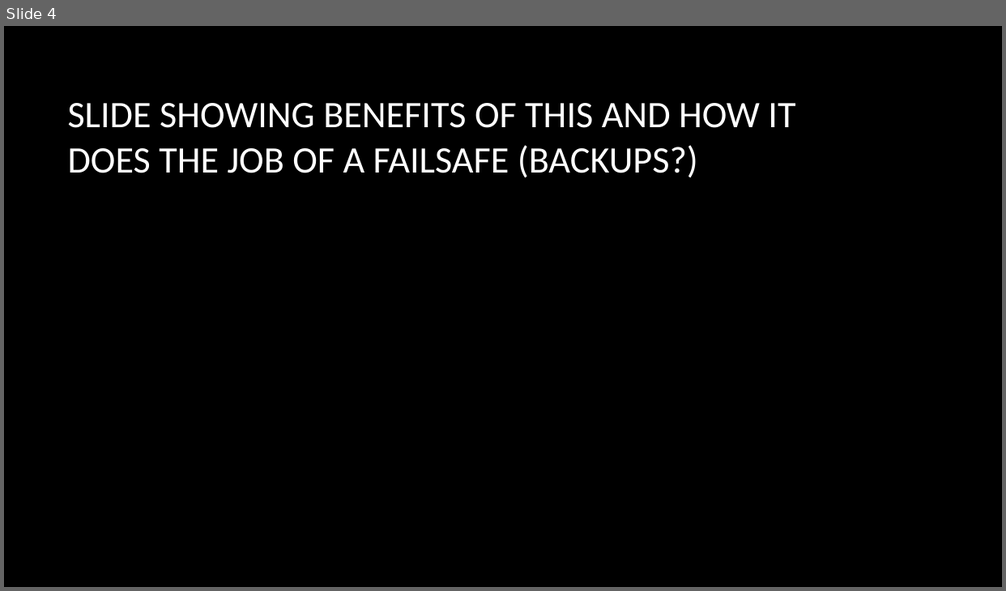
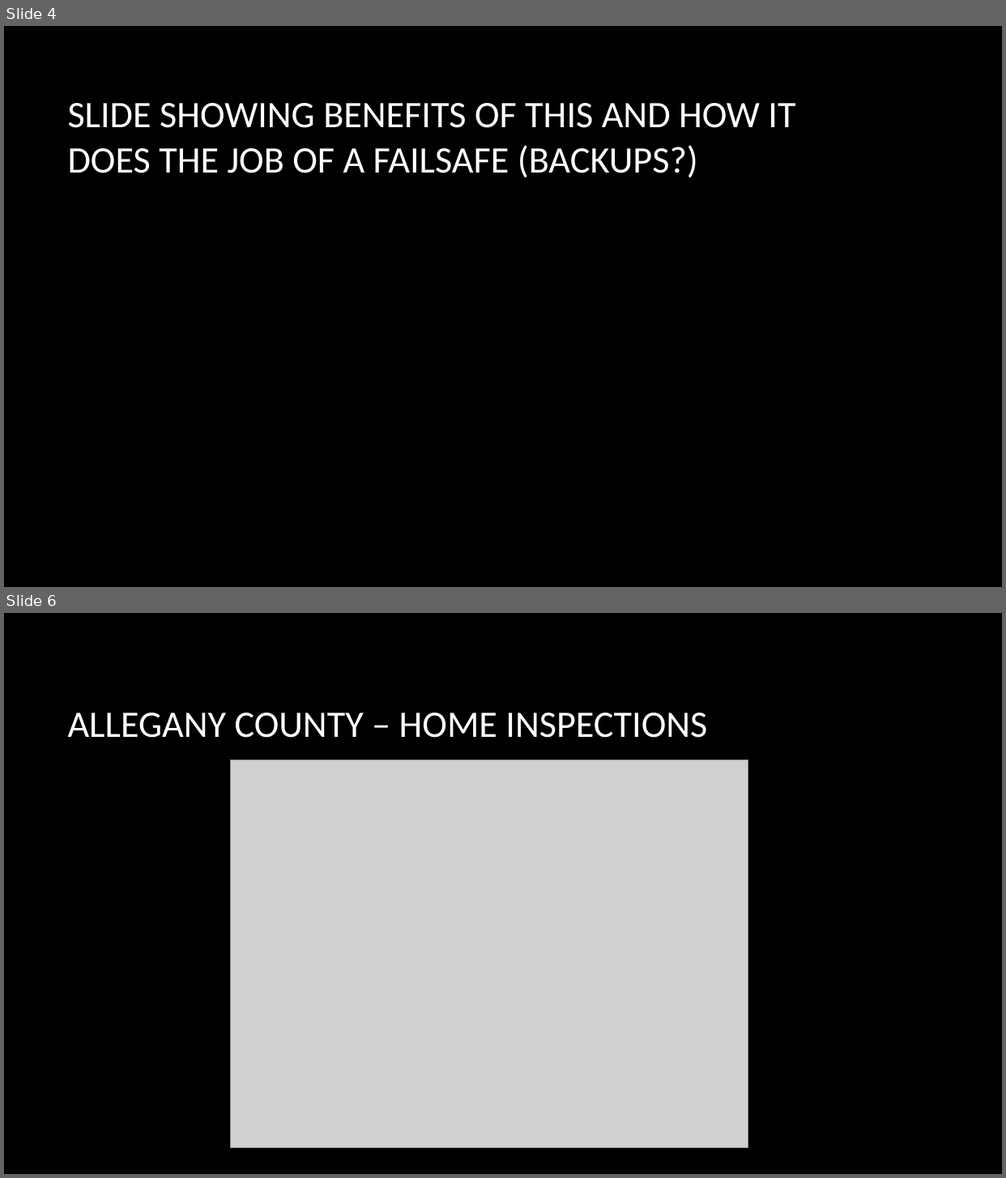
Before and after one commit to jbchurchill/current_presentations, a slide deck: FieldDataCollection.pptx. Shown one above the other, each under a label of ours: slide 4 before the commit, slides 4 and 6 after it; the slides between them are not shown. The pictures are 1006x591 and 1006x1178 pixels, drawn with LibreOffice and Linux fonts; fonts in the diff are those of the drawing; grey boxes stand for pictures; background and template pictures are left out. Boxes give left, top, right and bottom in pixels: in the first picture for what was removed or moved away, otherwise in the second. Text is boxed around its words. In the diff, an @@ line names an element or a change of style, - is before the commit and + after.

Commit message:
new png photos from Greg Hildreth in repo and also added to presentation.

```diff
--- a/FieldDataCollection.pptx
+++ b/FieldDataCollection.pptx
@@ slide 6 added at (4,613,1002,1174), background picture (left out) @@
@@ title added at (68,713,707,738), 36 pt, text #FFFFFF @@
+ALLEGANY COUNTY – HOME INSPECTIONS
@@ picture added at (231,760,749,1148) @@
```
Also in this commit, not shown: 1 other slide added, 2 other files.
